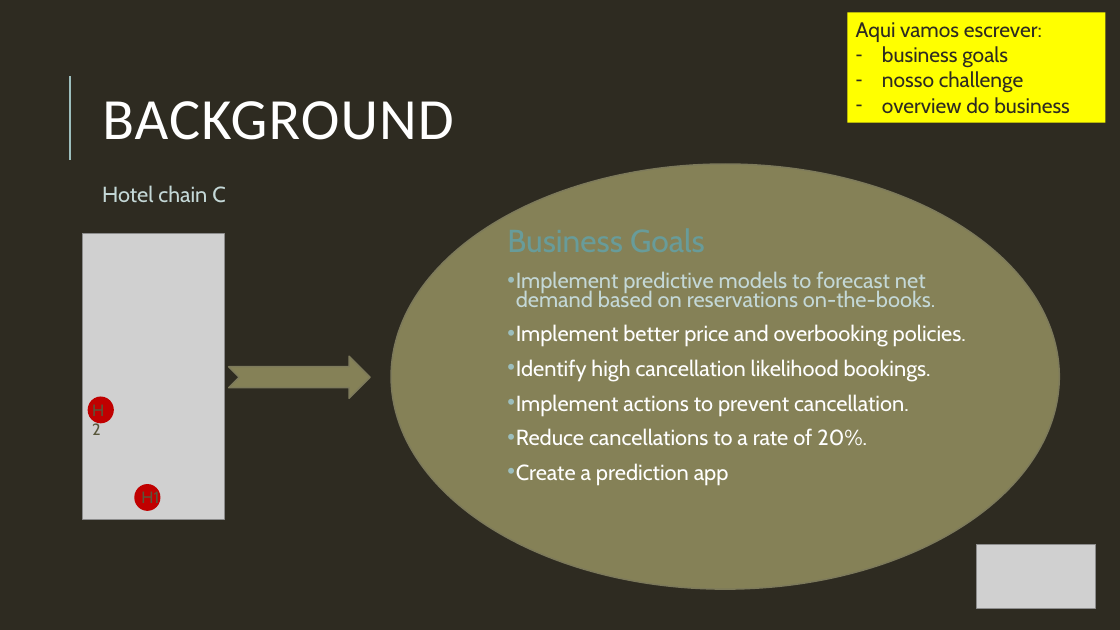
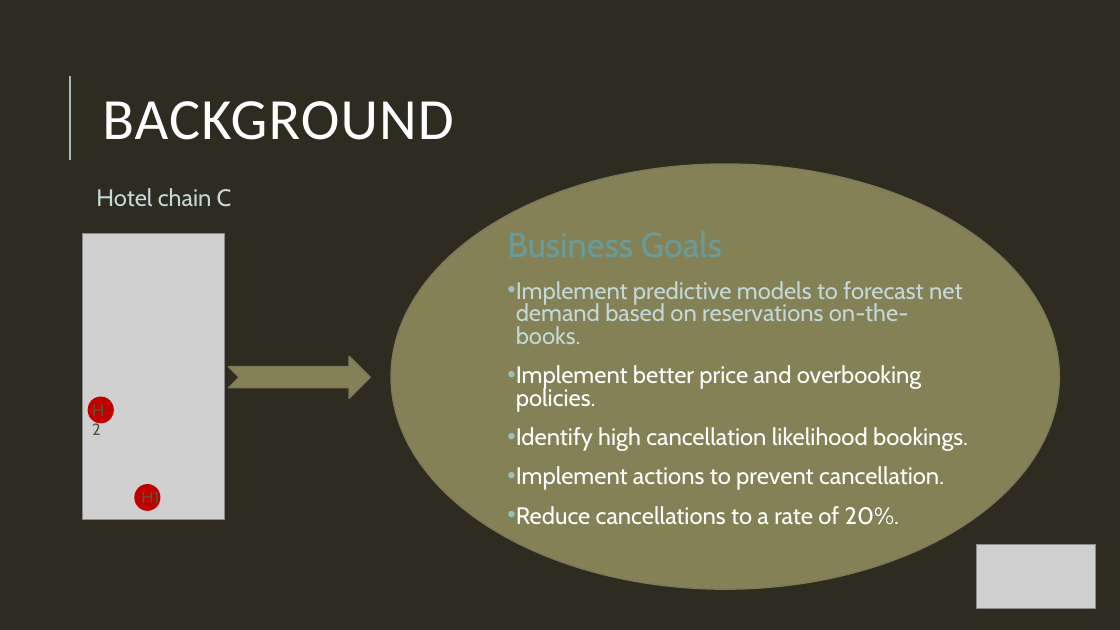
Before and after one commit to Debs86/Business_Cases_Projects, a slide deck: slide 2 of BC2/GroupD_BC2_Presentation.pptx. Drawn at 1120x630 pixels with LibreOffice and Linux fonts; fonts in the diff are those of the drawing; grey boxes stand for pictures. Boxes give left, top, right and bottom in pixels: in the first picture for what was removed or moved away, otherwise in the second. Text is boxed around its words. In the diff, an @@ line names an element or a change of style, - is before the commit and + after.

```diff
--- a/BC2/GroupD_BC2_Presentation.pptx
+++ b/BC2/GroupD_BC2_Presentation.pptx
@@ rectangle removed at box(848, 13, 1106, 123) @@
-Aqui vamos escrever:
-– business goals
-– nosso challenge
-– overview do business
@@ text "Hotel chain C" at box(96, 188, 232, 207): size 18.7 to 20.4 pt; line spacing 0.7 to 0.8 @@
@@ text "Business Goals" at box(516, 281, 968, 525): size 27.2 to 29.6 pt in "Business Goals"; size 18.7 to 20.4 pt; line spacing 0.7 to 0.8 @@
@@ text at box(516, 463, 729, 486): paragraph removed @@
-• Create a prediction app
```
Also in this commit, not shown: 2 other slides changed, 2 slides added, 2 slides removed.
